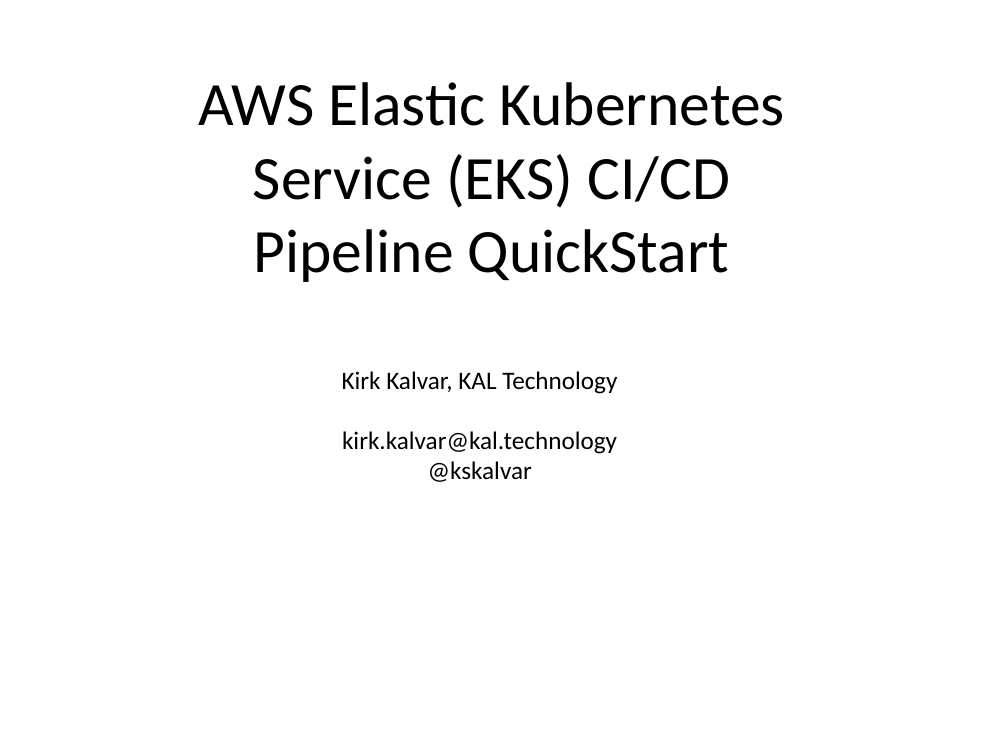
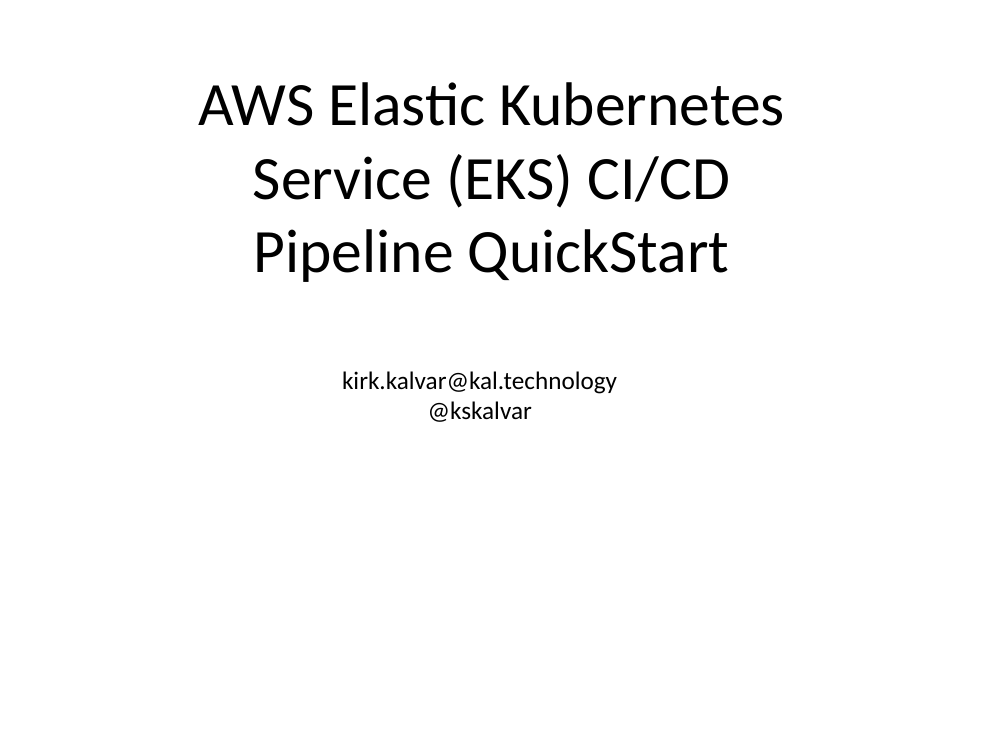
Before and after one commit to kskalvar/aws-eks-pipeline-quickstart, a slide deck: slide 1 of slides/AWS-EKS-Pipeline-QuickStart.pptx. Drawn at 1008x756 pixels with LibreOffice and Linux fonts; fonts in the diff are those of the drawing; background and template pictures are left out. Boxes give left, top, right and bottom in pixels: in the first picture for what was removed or moved away, otherwise in the second. Text is boxed around its words. In the diff, an @@ line names an element or a change of style, - is before the commit and + after.

```diff
--- a/slides/AWS-EKS-Pipeline-QuickStart.pptx
+++ b/slides/AWS-EKS-Pipeline-QuickStart.pptx
@@ text at bbox=[342, 371, 617, 394]: paragraph removed @@
-Kirk Kalvar, KAL Technology
```
Also in this commit, not shown: 7 other slides changed, 2 slides added, 1 other file.
